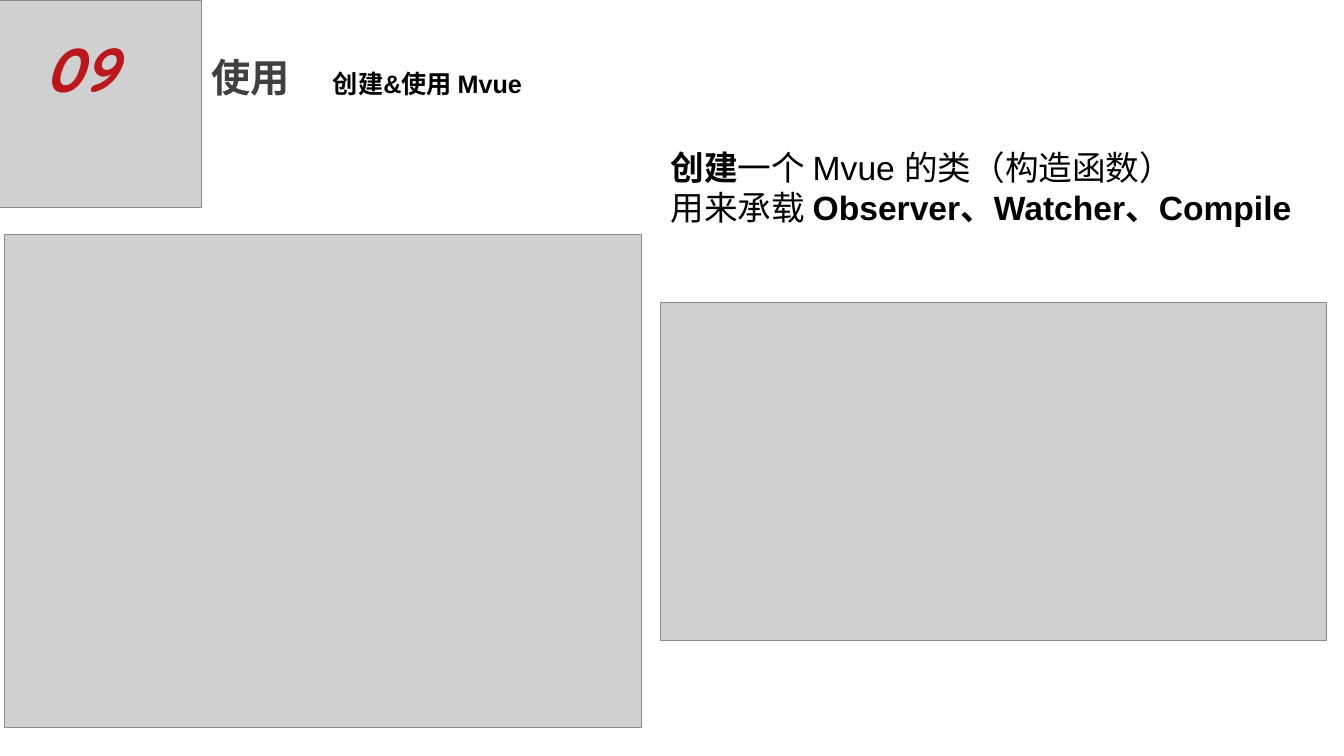
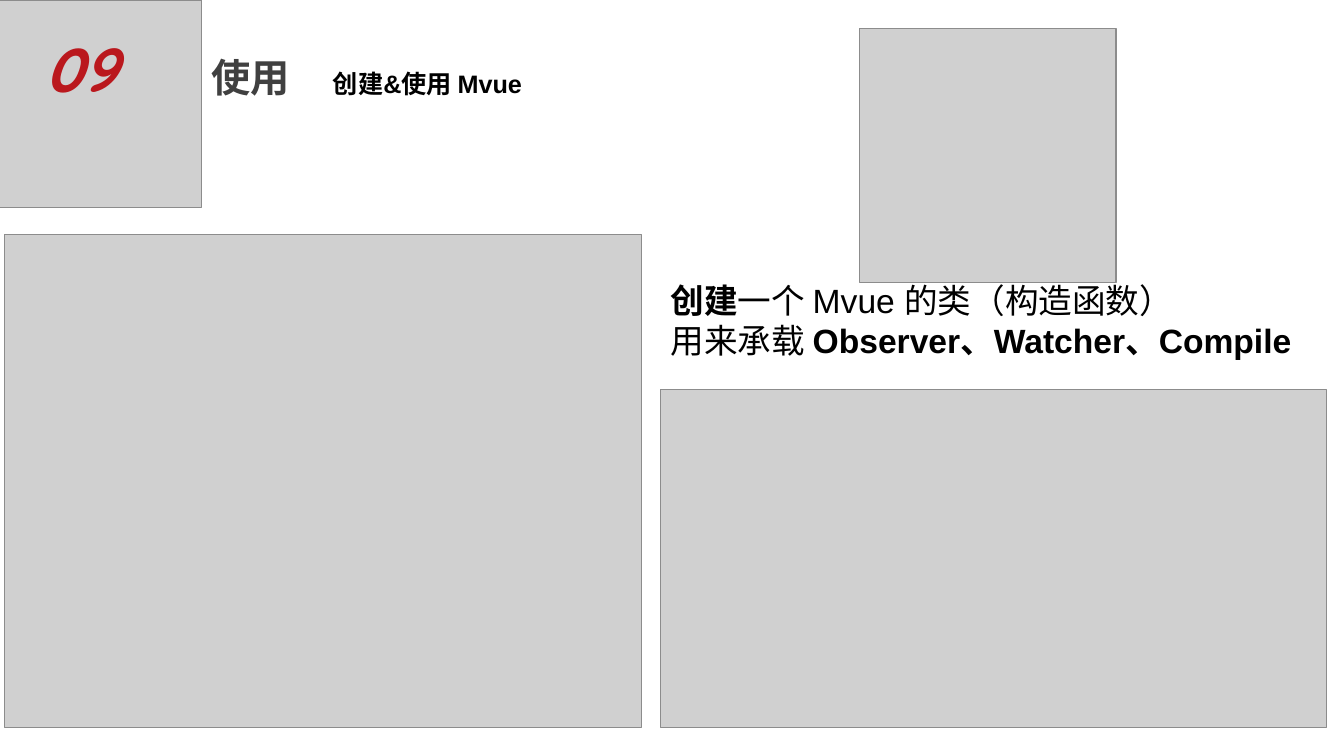
Before and after one commit to JackieDYH/DemoTest, a slide deck: slide 10 of vue测试/双向绑定/Vue双向绑定原理及实现-数据响应式原理-代应豪.pptx. Drawn at 1344x756 pixels with LibreOffice and Linux fonts; fonts in the diff are those of the drawing; grey boxes stand for pictures; background and template pictures are left out. Boxes give left, top, right and bottom in pixels: in the first picture for what was removed or moved away, otherwise in the second. Text is boxed around its words. In the diff, an @@ line names an element or a change of style, - is before the commit and + after.

```diff
--- a/vue测试/双向绑定/Vue双向绑定原理及实现-数据响应式原理-代应豪.pptx
+++ b/vue测试/双向绑定/Vue双向绑定原理及实现-数据响应式原理-代应豪.pptx
@@ picture added at (860,28,1116,282) @@
@@ text "创建一个 Mvue 的类（构造函数）" rewrapped from (671,151,1292,227) to (671,278,1292,360) @@
@@ picture: place and size @@
-picture at (661,302,1327,640)
+picture at (661,389,1327,727)
```
Also in this commit, not shown: 1 other slide changed.
